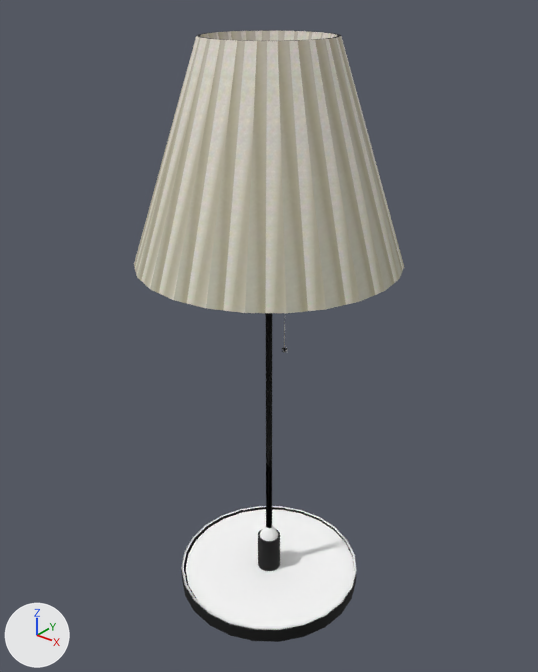
Renders of the COLLADA model cob_gazebo_objects/Media/models/Lampe_Arstid.dae from each side of a commit.
Rendered twice from a 50 mm camera at (0.01012, -0.01265, 0.01519) aimed at (0.0, 0.00001, 0.00734). The axes (+X, +Y, +Z) are drawn at lower left. The lights are the same throughout. Vertices at the same position are counted once.

In view in the first picture: 'SketchUp'.
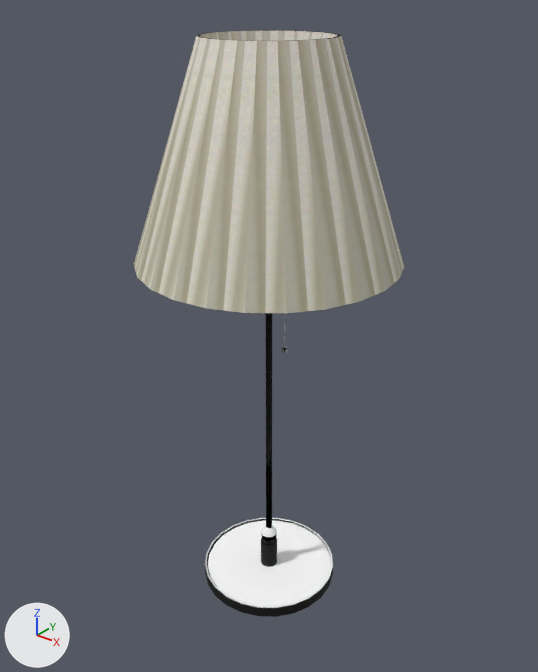
Patch to the scene script:
```diff
--- a/cob_gazebo_objects/Media/models/Lampe_Arstid.dae.py
+++ b/cob_gazebo_objects/Media/models/Lampe_Arstid.dae.py
@@ me_sketchup @@
 # used by ob_sketchup; location = (0.0, 0.0, 0.0)
-me_sketchup.from_pydata(...)  # 450 vertices, 814 faces; spans x -0.00295..0.00312, y -0.00314..0.00294, z 0.0..0.01409
+me_sketchup.from_pydata(...)  # 450 vertices, 809 faces; spans x -0.00295..0.00312, y -0.00314..0.00294, z 0.00018..0.01409
+# me_sketchup part 1
+# 1 vertex is removed from x -0.00015, y -0.00019, z 0.00135
+# 53 faces are deleted
+# 191 vertices move from x -0.00235..0.00253, y -0.00255..0.00233, z 0.0..0.00135 to x -0.0017..0.00188, y -0.00189..0.00168, z 0.00018..0.00117
+# 1 vertex is added at (-0.00009, -0.00016, 0.00117)
+# 48 new faces join them, mat_material_2 (black #000000)
+# me_sketchup part 2: 33 faces spanning x -0.00012..0.0003, y -0.00032..0.00011, z 0.00117..0.00145 switch from mat_material (white #ffffff) to mat_material_2 (black #000000)
 me_sketchup.materials.append(mat_material_0)
```

Pixel boxes [x1, y1, x2, y2] of what changed, in the pictures (538 x 672 px; the box of a moved part takes in the faces that stretch with it):
'SketchUp', reshaped: before [134, 30, 404, 642]; after [134, 30, 404, 617]
part 1 of me_sketchup, moved or reshaped: before [181, 506, 357, 642]; after [205, 518, 333, 617]
part 2 of me_sketchup, recoloured: before [260, 533, 278, 541]; after [261, 534, 275, 545]
